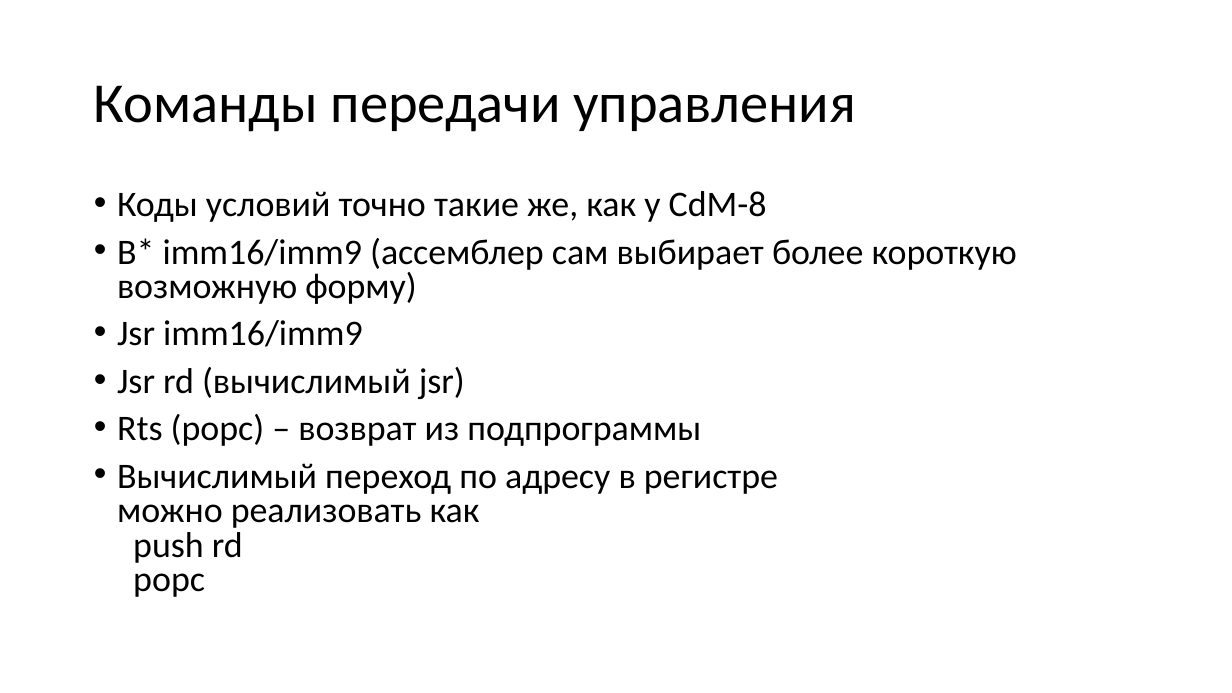
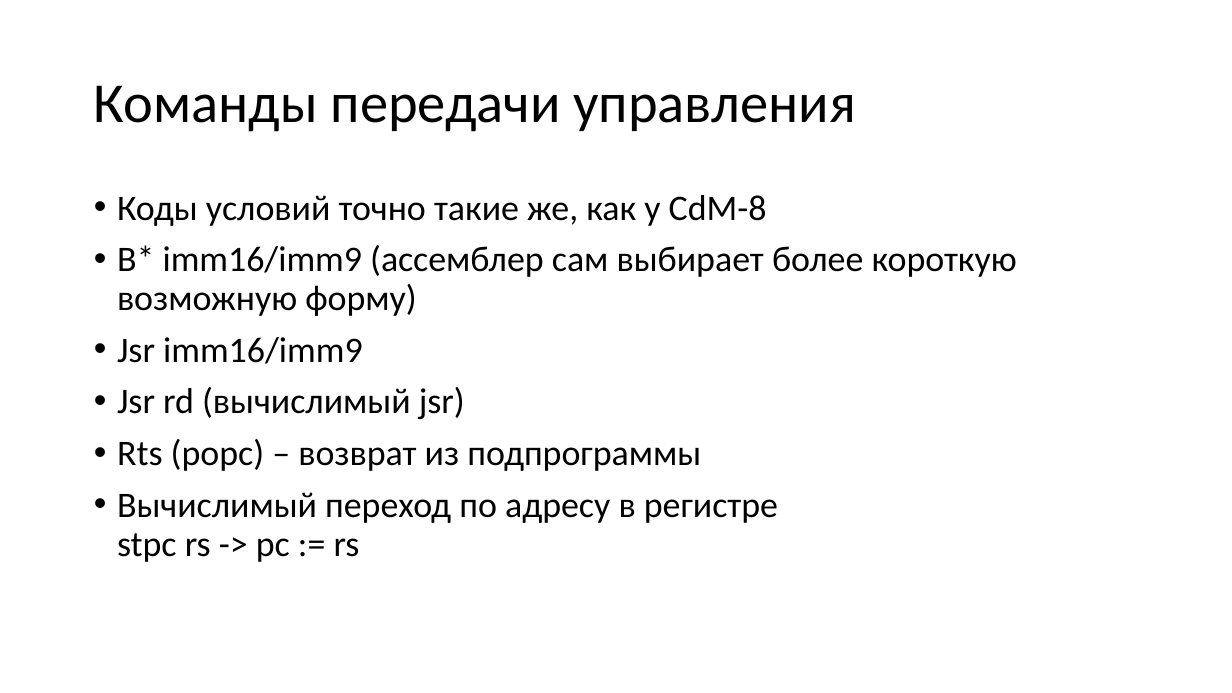
Before and after one commit to cdm-processors/cdm-devkit, a slide deck: slide 38 of docs/cdm16.pptx. Drawn at 1232x693 pixels with LibreOffice and Linux fonts; fonts in the diff are those of the drawing. Boxes give left, top, right and bottom in pixels: in the first picture for what was removed or moved away, otherwise in the second. Text is boxed around its words. In the diff, an @@ line names an element or a change of style, - is before the commit and + after.

Commit message:
fixed some errors and typos

```diff
--- a/docs/cdm16.pptx
+++ b/docs/cdm16.pptx
@@ text at (117, 195, 1017, 471): line spacing 0.8 to 0.9 @@
@@ text at (117, 492, 778, 562): text changed @@
-• Вычислимый переход по адресу в регистре
-  можно реализовать как
-  push rd
-  popc
+• Вычислимый переход по адресу в регистре
+  stpc rs -> pc := rs
```
Also in this commit, not shown: 2 other slides changed.
